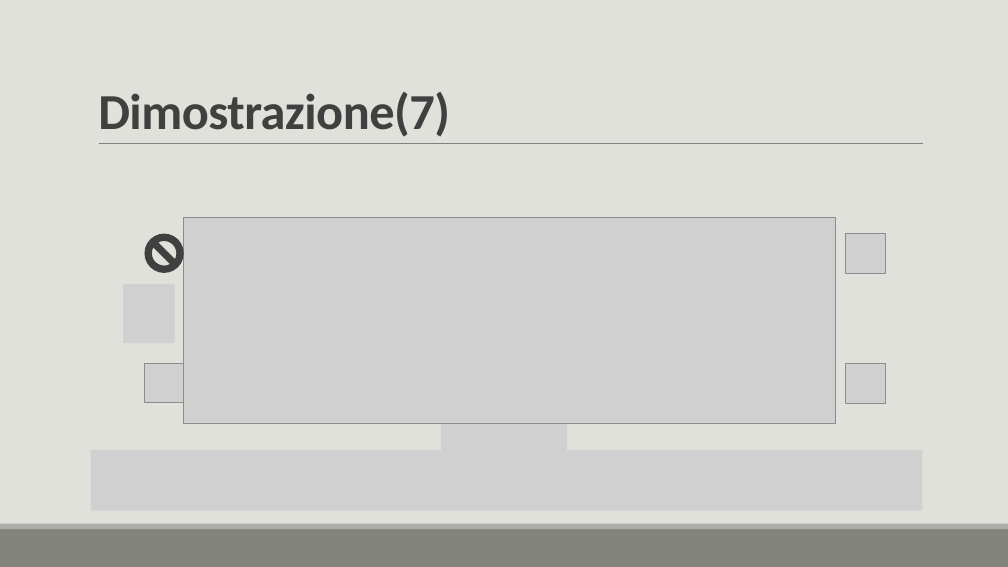
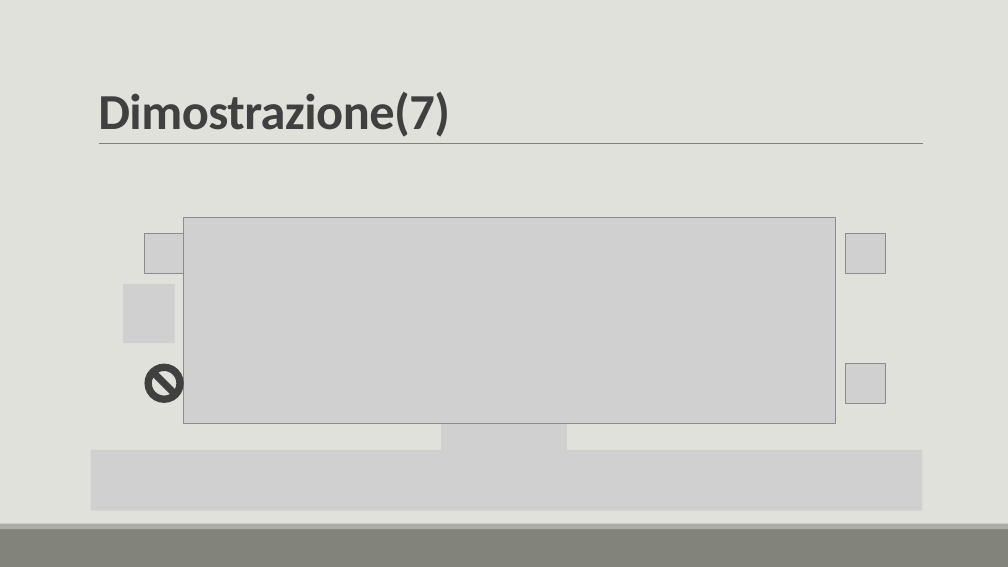
Before and after one commit to lory9894University/mcad, a slide deck: slide 19 of Prensentazione_V2.pptx (slide 21 before the commit). Drawn at 1008x567 pixels with LibreOffice and Linux fonts; fonts in the diff are those of the drawing; grey boxes stand for pictures. Boxes give left, top, right and bottom in pixels: in the first picture for what was removed or moved away, otherwise in the second. Text is boxed around its words. In the diff, an @@ line names an element or a change of style, - is before the commit and + after.

```diff
--- a/Prensentazione_V2.pptx
+++ b/Prensentazione_V2.pptx
@@ picture: place and size @@
-picture at [144, 364, 184, 403]
+picture at [144, 234, 184, 273]
@@ no-entry sign: place and size @@
-no-entry sign at [144, 234, 184, 273]
+no-entry sign at [144, 364, 184, 403]
```
Also in this commit, not shown: 8 other slides changed, 6 slides added, 4 slides removed, 1 other file.
